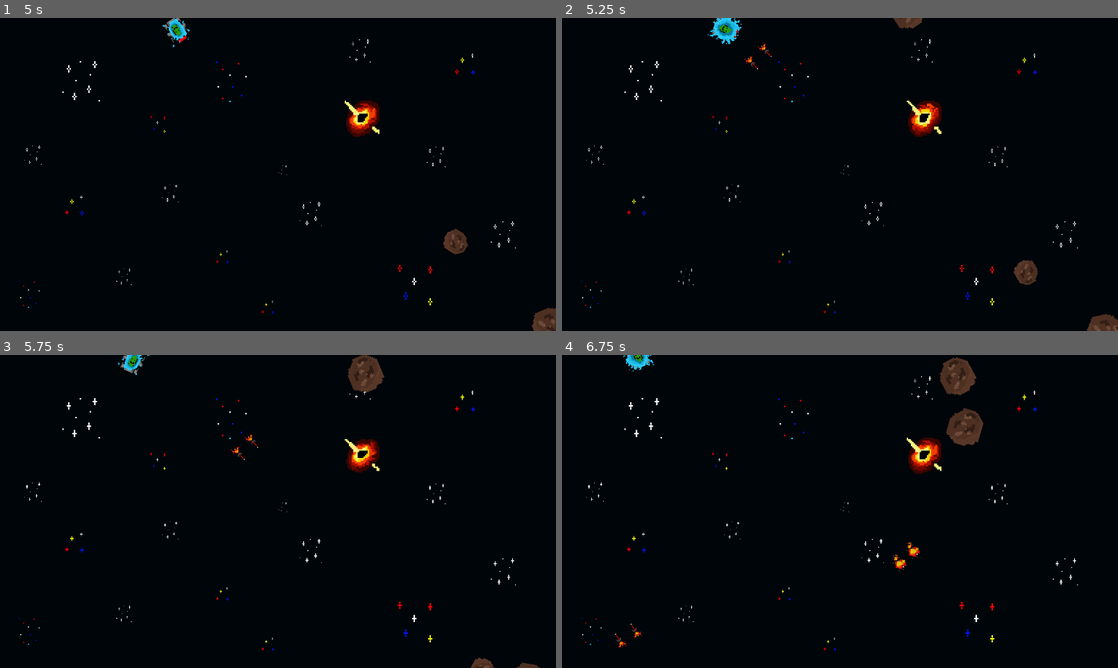
Above: before the commit, frames 1-4 (two rows, left to right).
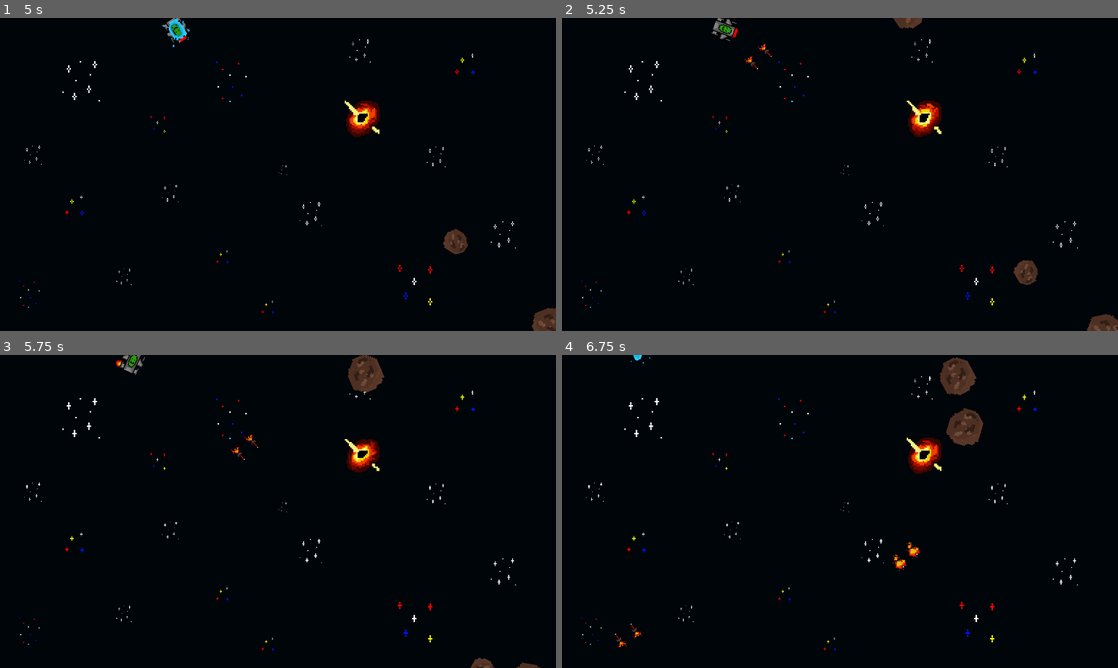
Above: after the commit, the same moments.

Repository: htoo-aung/Asteroids
Game: Godot game, scene res://scenes/main.tscn
The game is run twice, just before and just after one commit, with the same random seed, the same clock (stepped at 60 frames per second) and the same inputs.
Inputs:
- Up to frame 1 (5 s): hold D (rotate_right) 0.53-1.28 s; hold Space (shoot) 0.53-1.28 s; hold A (rotate_left) 1.28-2.03 s; tap Space (shoot) at 1.35, 2.85, 4.35 s; hold Space (shoot) 2.03-2.78 s; hold D (rotate_right) 2.03-3.53 s; hold Space (shoot) 3.53-4.28 s; hold A (rotate_left) from 3.53 s (still down)
- Up to frame 2 (5.25 s): keep holding A (rotate_left); hold Space (shoot) from 5.03 s (still down)
- Up to frame 3 (5.75 s): keep holding A (rotate_left); keep holding Space (shoot)
- Up to frame 4 (6.75 s): release A (rotate_left) at 5.78 s; release Space (shoot) at 5.78 s; hold D (rotate_right) from 5.78 s (still down); tap Space (shoot) at 5.85 s; hold Space (shoot) from 6.53 s (still down)

Frame 1 is identical in both runs. In frame 2, 0.3% of the frame differs, in the area x 26-33%, y 0-9%; in frame 3, 0.1%; in frame 4, 0.2%.

Commit message:
added sfx when asteroid breaks and getting damaged

Diff:
--- a/scenes/asteroid.tscn
+++ b/scenes/asteroid.tscn
@@ -1,7 +1,8 @@
-[gd_scene load_steps=13 format=3 uid="uid://bkkrxhpnkcpss"]
+[gd_scene load_steps=14 format=3 uid="uid://bkkrxhpnkcpss"]
 
 [ext_resource type="Texture2D" uid="uid://ds237xffs6jpb" path="res://assets/sprites/asteroid.png" id="1_ds0dk"]
 [ext_resource type="Script" path="res://scripts/asteroid.gd" id="1_p33fk"]
+[ext_resource type="AudioStream" uid="uid://uw5hjxrv6isr" path="res://assets/sounds/asteroid-explosion.wav" id="3_mdbf3"]
 
 [sub_resource type="AtlasTexture" id="AtlasTexture_drfka"]
 atlas = ExtResource("1_ds0dk")
@@ -101,7 +102,8 @@
 shape = SubResource("CircleShape2D_22h4a")
 debug_color = Color(0, 0.64568, 0.254728, 0.42)
 
-[node name="AudioStreamPlayer2D" type="AudioStreamPlayer2D" parent="."]
+[node name="AsteroidExplosionSFX" type="AudioStreamPlayer2D" parent="."]
+stream = ExtResource("3_mdbf3")
 
 [node name="Area2D" type="Area2D" parent="."]
 script = SubResource("GDScript_vqyi8")
--- a/scenes/player.tscn
+++ b/scenes/player.tscn
@@ -1,8 +1,9 @@
-[gd_scene load_steps=28 format=3 uid="uid://brukriyo3lckw"]
+[gd_scene load_steps=29 format=3 uid="uid://brukriyo3lckw"]
 
 [ext_resource type="Script" path="res://scripts/player.gd" id="1_2gx6f"]
 [ext_resource type="Texture2D" uid="uid://cm77wj32fcxae" path="res://assets/sprites/Spaceship.png" id="1_ygtwh"]
 [ext_resource type="AudioStream" uid="uid://crdvf17iwj585" path="res://assets/sounds/rocket-launch.mp3" id="3_3fntx"]
+[ext_resource type="AudioStream" uid="uid://6txg1u2rsals" path="res://assets/sounds/damage-taken.wav" id="4_6mol5"]
 
 [sub_resource type="AtlasTexture" id="AtlasTexture_ak2sm"]
 atlas = ExtResource("1_ygtwh")
@@ -219,10 +220,8 @@
 [node name="AnimatedSprite2D" type="AnimatedSprite2D" parent="."]
 scale = Vector2(2, 2)
 sprite_frames = SubResource("SpriteFrames_wf0si")
-animation = &"damaged"
+animation = &"shoot"
 autoplay = "idle"
-frame = 3
-frame_progress = 1.0
 
 [node name="PlayerCollision" type="CollisionShape2D" parent="."]
 scale = Vector2(2, 2)
@@ -240,3 +239,6 @@
 
 [node name="ShootingSFX" type="AudioStreamPlayer2D" parent="."]
 stream = ExtResource("3_3fntx")
+
+[node name="DamagedSFX" type="AudioStreamPlayer2D" parent="."]
+stream = ExtResource("4_6mol5")
--- a/scripts/asteroid.gd
+++ b/scripts/asteroid.gd
@@ -4,6 +4,7 @@
 @onready var asteroidSprite: AnimatedSprite2D = $AnimatedSprite2D
 @onready var asteroidCollisionShape: CollisionShape2D = $CollisionShape2D
 @onready var damageCollisionShape: CollisionShape2D = $Area2D/CollisionShape2D
+@onready var asteroid_explosion_sfx: AudioStreamPlayer2D = $AsteroidExplosionSFX
 
 var lifetime := 30.0
 
@@ -25,7 +26,9 @@
 
 func start_explosion():
 	animatedSprite.play("explode")
-	animatedSprite.connect("animation_finished", _on_explosion_finished)
+	asteroid_explosion_sfx.play()
+	if not animatedSprite.is_connected("animation_finished", _on_explosion_finished):
+		animatedSprite.connect("animation_finished", _on_explosion_finished)
 
 	set_collision_layer(0)
 	set_collision_mask(0)
--- a/scripts/missile.gd
+++ b/scripts/missile.gd
@@ -25,7 +25,8 @@
 	is_exploding = true
 	animatedSprite.play("explode")
 	explosion_sfx.play()
-	animatedSprite.connect("animation_finished", _on_explosion_finished)
+	if not animatedSprite.is_connected("animation_finished", _on_explosion_finished):
+		animatedSprite.connect("animation_finished", _on_explosion_finished)
 
 func _on_body_entered(body: Node2D) -> void:
 	body.start_explosion()
--- a/scripts/player.gd
+++ b/scripts/player.gd
@@ -1,5 +1,6 @@
 extends RigidBody2D
 
+@onready var damaged_sfx: AudioStreamPlayer2D = $DamagedSFX
 @onready var shooting_sfx: AudioStreamPlayer2D = $ShootingSFX
 @onready var animatedSprite: AnimatedSprite2D = $AnimatedSprite2D
 @onready var timer: Timer = $Timer
@@ -32,6 +33,8 @@
 		animatedSprite.play("rotate_left")
 	elif Input.is_action_pressed("rotate_right"):
 		animatedSprite.play("rotate_right")
+	elif Input.is_action_pressed("shoot"):
+		animatedSprite.play("shoot")
 	else:
 		animatedSprite.play("idle")
 
@@ -62,7 +65,6 @@
 	get_tree().current_scene.add_child(new_missile2)
 
 	start_cooldown()
-	animatedSprite.play("shoot")
 	shooting_sfx.play()
 
 	apply_central_impulse(Vector2.DOWN.rotated(rotation) * recoil_force)
@@ -106,6 +108,7 @@
 
 func damage_taken():
 	health -= 20
+	damaged_sfx.play()
 	print(health)
 	is_damaged = true
 
Not shown, added: assets/sounds/asteroid-explosion.wav.import
Not shown, added: assets/sounds/damage-taken.wav.import
Binary file changed: assets/sprites/Spaceship.aseprite
Binary file changed: assets/sprites/Spaceship.png
Not shown, added: assets/sounds/asteroid-explosion.wav
Not shown, added: assets/sounds/damage-taken.wav
